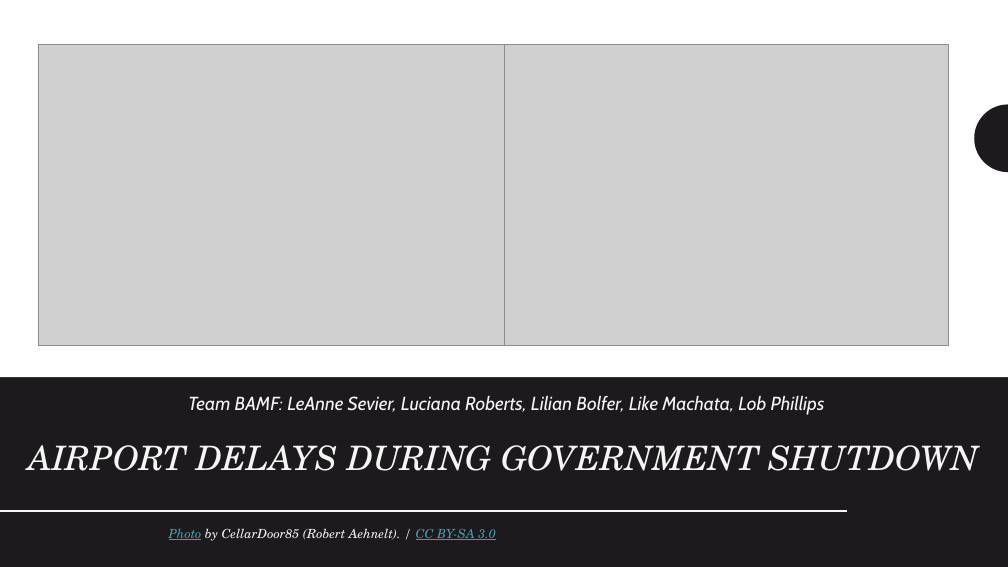
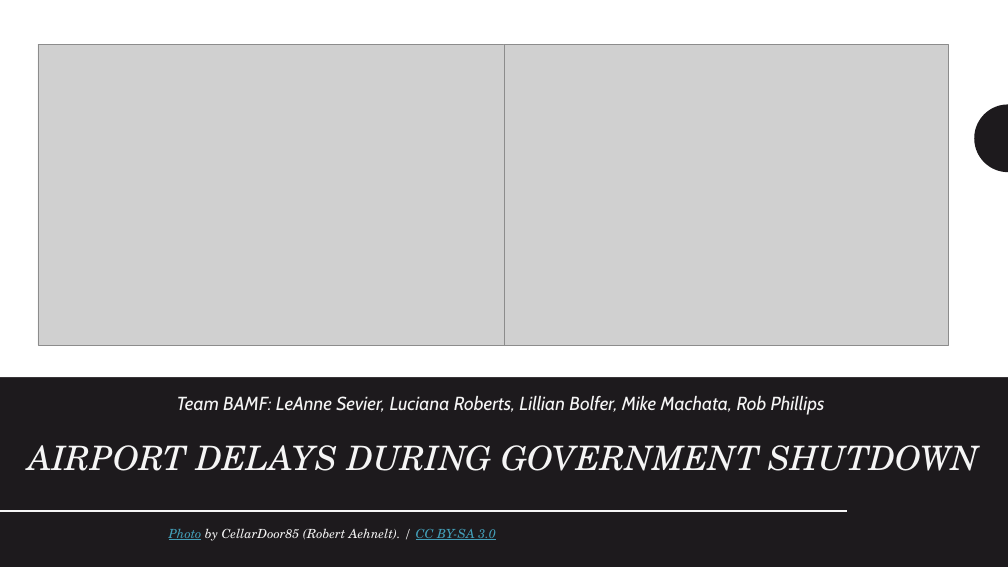
Before and after one commit to leannesevier/BAMF-Project-7, a slide deck: slide 1 of BAMF Presentation.pptx. Drawn at 1008x567 pixels with LibreOffice and Linux fonts; fonts in the diff are those of the drawing; grey boxes stand for pictures. Boxes give left, top, right and bottom in pixels: in the first picture for what was removed or moved away, otherwise in the second. Text is boxed around its words. In the diff, an @@ line names an element or a change of style, - is before the commit and + after.

```diff
--- a/BAMF Presentation.pptx
+++ b/BAMF Presentation.pptx
@@ subtitle at [177, 396, 825, 415]: text changed @@
-Team BAMF: LeAnne Sevier, Luciana Roberts, Lilian Bolfer, Like Machata, Lob Phillips
+Team BAMF: LeAnne Sevier, Luciana Roberts, Lillian Bolfer, Mike Machata, Rob Phillips
```
Also in this commit, not shown: 2 other slides changed, 1 slide removed, 1 other file.
